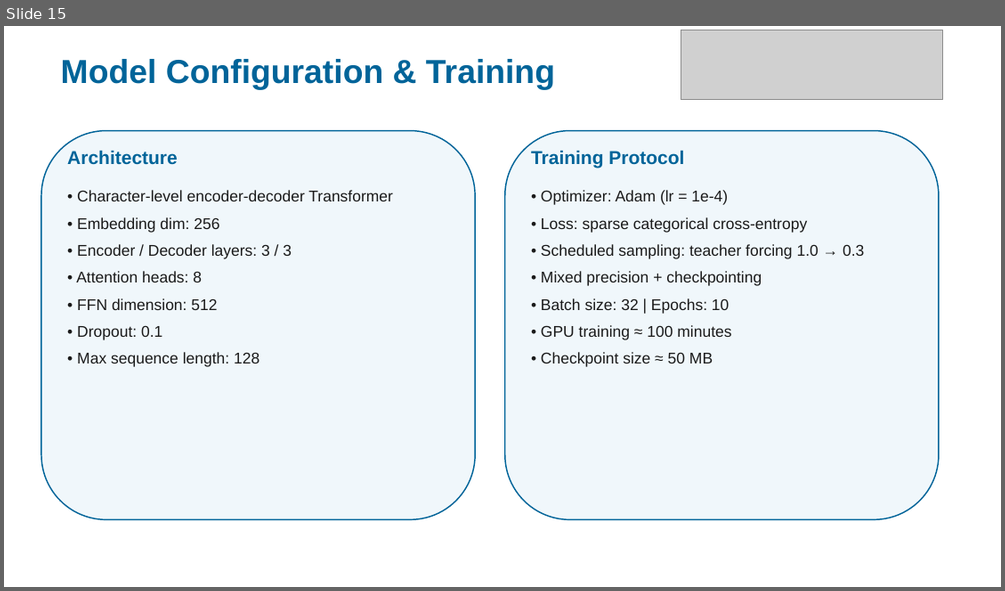
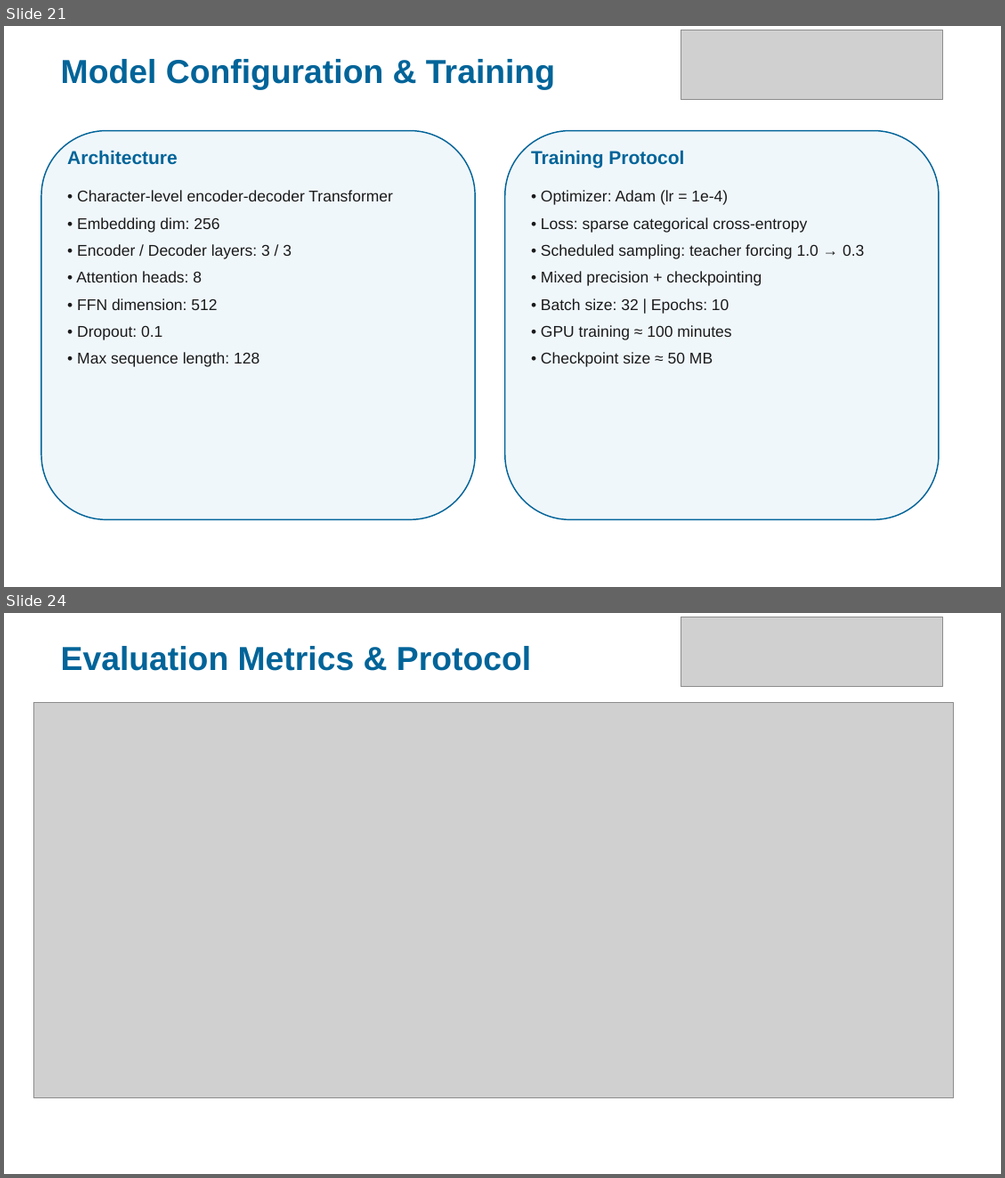
Before and after one commit to MON3EMPASHA/Arabic-Noisy-Text-Correction-using-Transformers---NLP-, a slide deck: Paper Discussion/Arabic_Text_Correction_Presentation.pptx. Shown one above the other, each under a label of ours: slide 15 before the commit, slides 21 and 24 after it; the slides between them are not shown. The pictures are 1005x591 and 1005x1178 pixels, drawn with LibreOffice and Linux fonts; fonts in the diff are those of the drawing; grey boxes stand for pictures. Boxes give left, top, right and bottom in pixels: in the first picture for what was removed or moved away, otherwise in the second. Text is boxed around its words. In the diff, an @@ line names an element or a change of style, - is before the commit and + after.

Commit message:
Add script to generate additional presentation visuals for related work and results
- Implemented functions to create various visualizations including timelines, comparison charts, research gaps, and evaluation protocols.
- Utilized matplotlib for plotting and saving figures in PNG format.
- Created a structured approach to visually represent the evolution of Arabic text correction research and the contributions of this work.

```diff
--- a/Paper Discussion/Arabic_Text_Correction_Presentation.pptx
+++ b/Paper Discussion/Arabic_Text_Correction_Presentation.pptx
@@ slide 24 added at [4,613,1001,1174], background #FFFFFF @@
@@ picture added at [680,617,942,686] @@
@@ text added at [61,646,531,671], 32 pt, text #006499, bold @@
+Evaluation Metrics & Protocol
@@ picture added at [34,703,954,1098] @@
@@ what was slide 15 is now slide 21 @@
```
Also in this commit, not shown: 6 slides changed, 11 other slides added, 3 slides removed, 13 other files.
